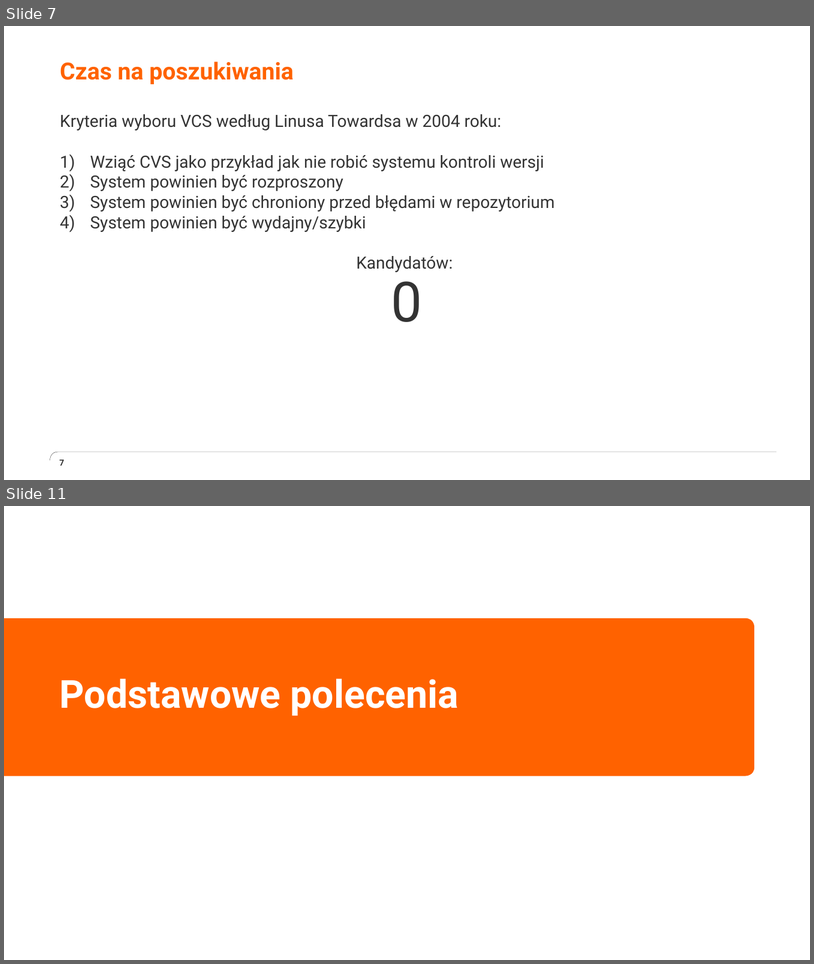
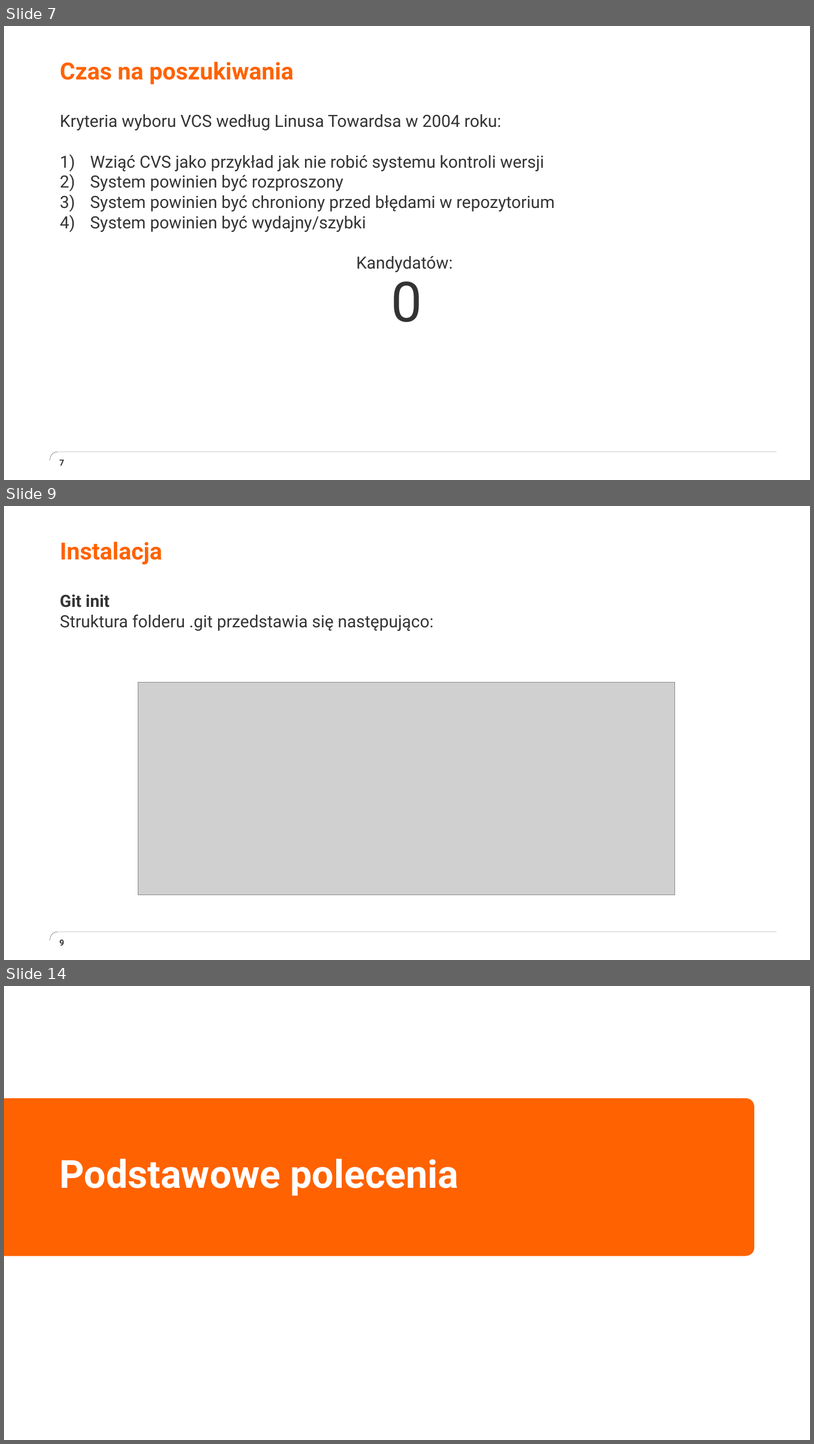
Before and after one commit to grazin/git_materialy, a slide deck: prezentacja/How git are you.pptx. Shown one above the other, each under a label of ours: slides 7 and 11 before the commit, slides 7, 9 and 14 after it; the slides between them are not shown. The pictures are 814x964 and 814x1444 pixels, drawn with LibreOffice and Linux fonts; fonts in the diff are those of the drawing; grey boxes stand for pictures; background and template pictures are left out. Boxes give left, top, right and bottom in pixels: in the first picture for what was removed or moved away, otherwise in the second. Text is boxed around its words. In the diff, an @@ line names an element or a change of style, - is before the commit and + after.

```diff
--- a/prezentacja/How git are you.pptx
+++ b/prezentacja/How git are you.pptx
@@ slide 9 added at [4, 506, 810, 960], background #FFFFFF; not listed: 1 template element that a slide beside it also shows @@
@@ title added at [60, 541, 162, 565], 28 pt, text #FF6200, bold @@
+Instalacja
@@ text added at [60, 594, 434, 631], 20 pt, text #333333 @@
+Git init
+  Struktura folderu .git przedstawia się następująco:
@@ picture added at [138, 682, 675, 894] @@
@@ page number added at [59, 939, 64, 945], 10 pt, text #333333, bold @@
+9
@@ what was slide 11 is now slide 14 @@
```
Also in this commit, not shown: 6 slides changed, 4 other slides added, 1 slide removed, 11 other files.
